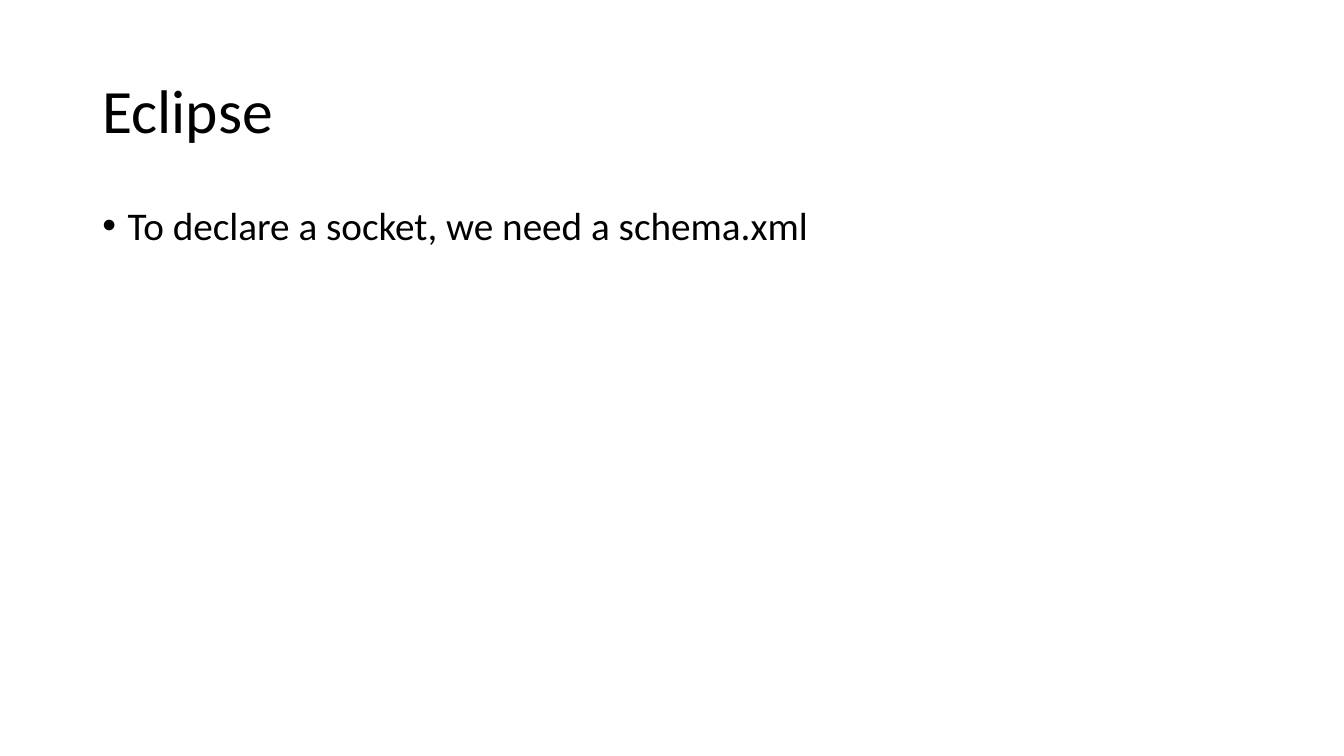
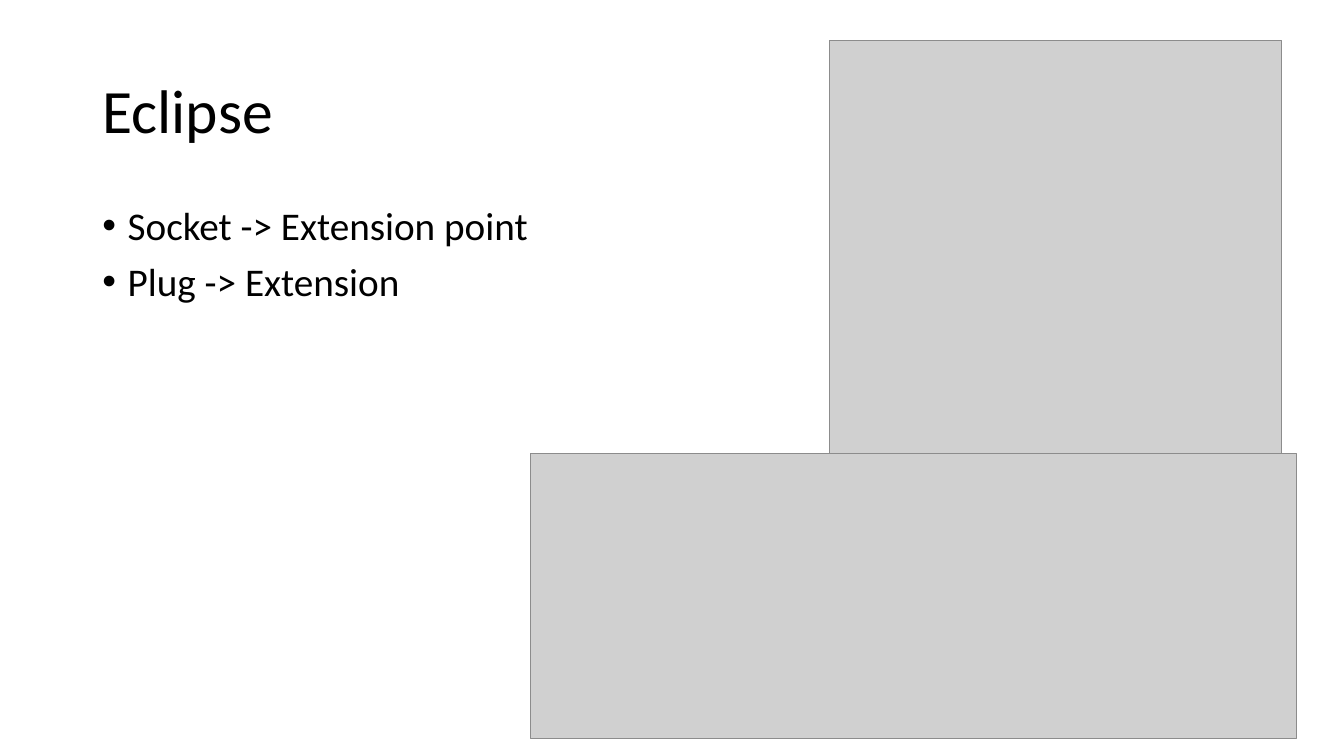
Before and after one commit to diffplug/sockets-and-plugs, a slide deck: slide 13 of Socket and Plugs.pptx (slide 7 before the commit). Drawn at 1344x756 pixels with LibreOffice and Linux fonts; fonts in the diff are those of the drawing; grey boxes stand for pictures. Boxes give left, top, right and bottom in pixels: in the first picture for what was removed or moved away, otherwise in the second. Text is boxed around its words. In the diff, an @@ line names an element or a change of style, - is before the commit and + after.

```diff
--- a/Socket and Plugs.pptx
+++ b/Socket and Plugs.pptx
@@ picture added at [830, 40, 1282, 454] @@
@@ text at [128, 212, 527, 303]: text changed @@
-• To declare a socket, we need a schema.xml
+• Socket -> Extension point
+• Plug -> Extension
@@ picture added at [530, 454, 1297, 739] @@
```
Also in this commit, not shown: 2 other slides changed, 9 slides added, 11 other files.
